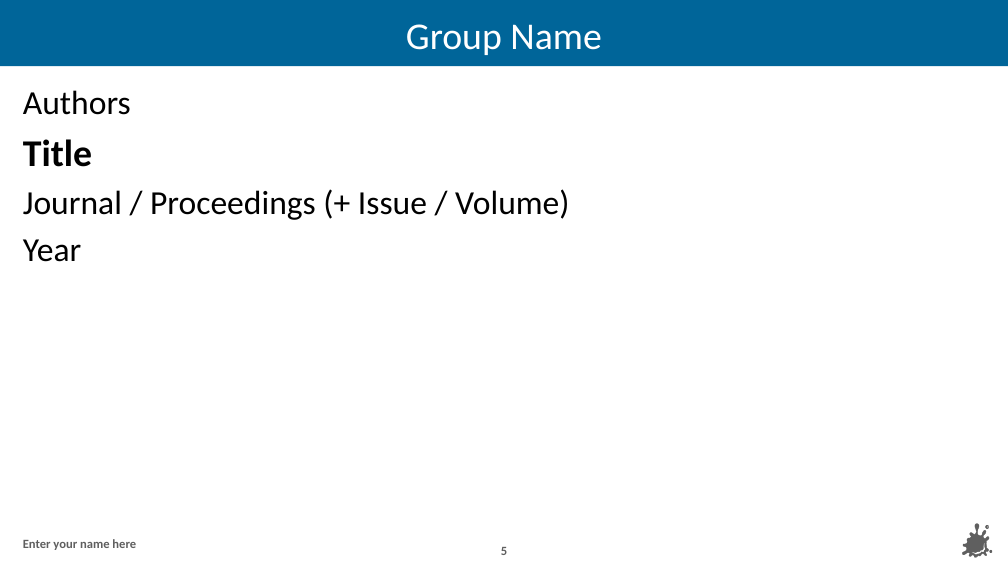
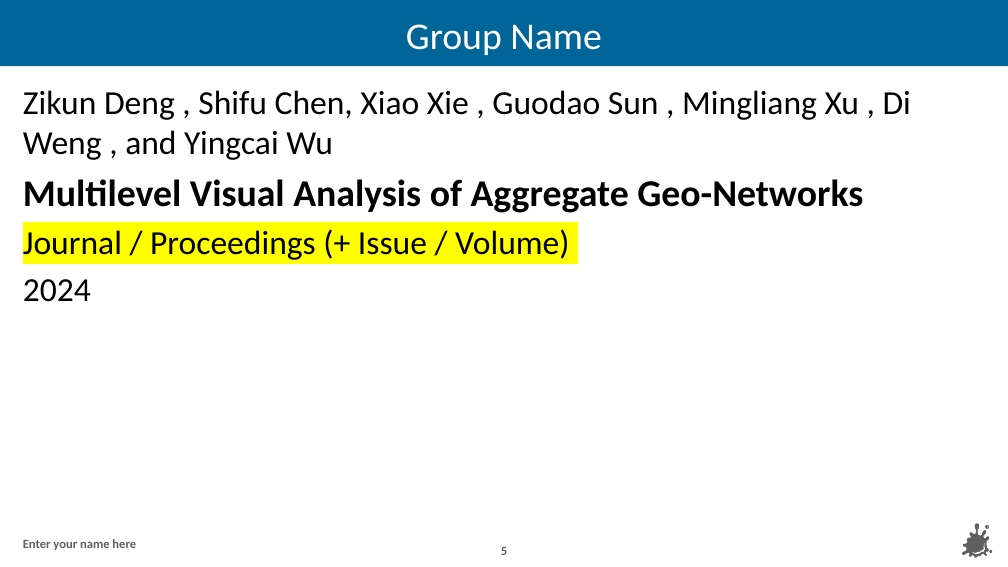
Before and after one commit to jessy911/Visualization, a slide deck: slide 5 of 1. Research Paper Implementation_.pptx. Drawn at 1008x567 pixels with LibreOffice and Linux fonts; fonts in the diff are those of the drawing; background and template pictures are left out. Boxes give left, top, right and bottom in pixels: in the first picture for what was removed or moved away, otherwise in the second. Text is boxed around its words. In the diff, an @@ line names an element or a change of style, - is before the commit and + after.

```diff
--- a/1. Research Paper Implementation_.pptx
+++ b/1. Research Paper Implementation_.pptx
@@ text at bbox=[23, 90, 911, 213]: text changed @@
-Authors
-Title
+Zikun Deng , Shifu Chen, Xiao Xie , Guodao Sun , Mingliang Xu , Di Weng , and Yingcai Wu
+Multilevel Visual Analysis of Aggregate Geo-Networks
@@ text at bbox=[23, 229, 569, 260]: highlight none to #FFFF00 in "Journal / Proceedings (+ Issue / Volume)" @@
@@ text at bbox=[23, 279, 91, 302]: text changed @@
-Year
+2024
```
Also in this commit, not shown: 2 other slides changed, 1 slide added.
